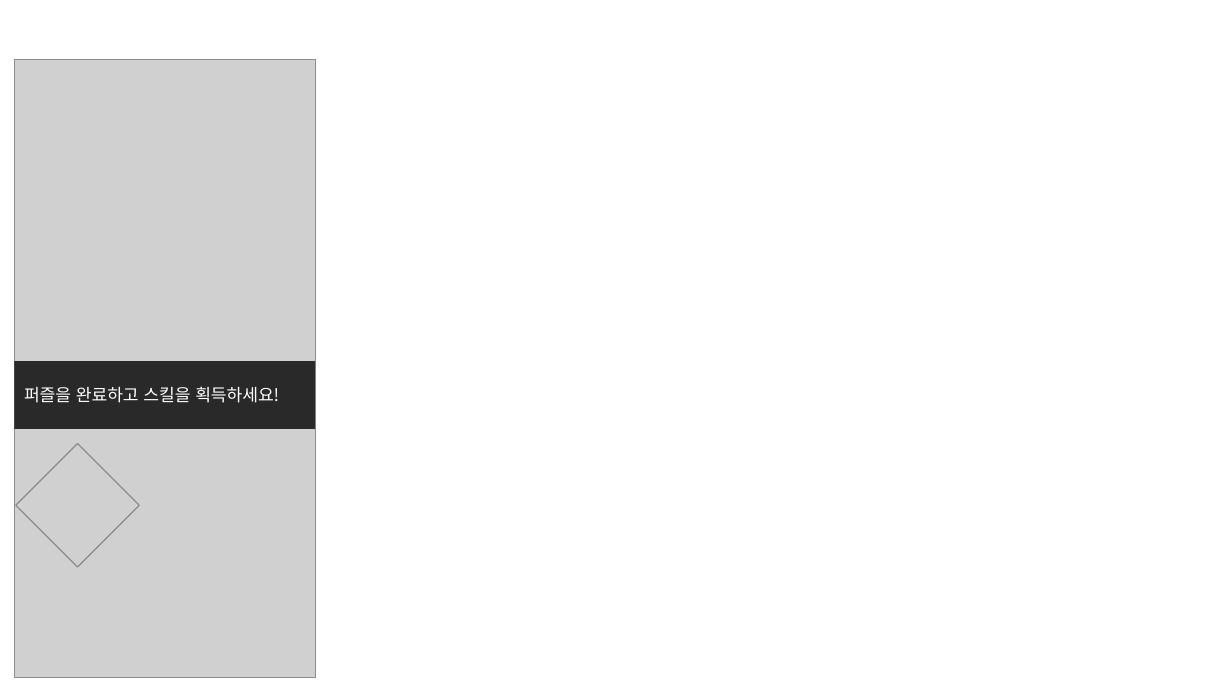
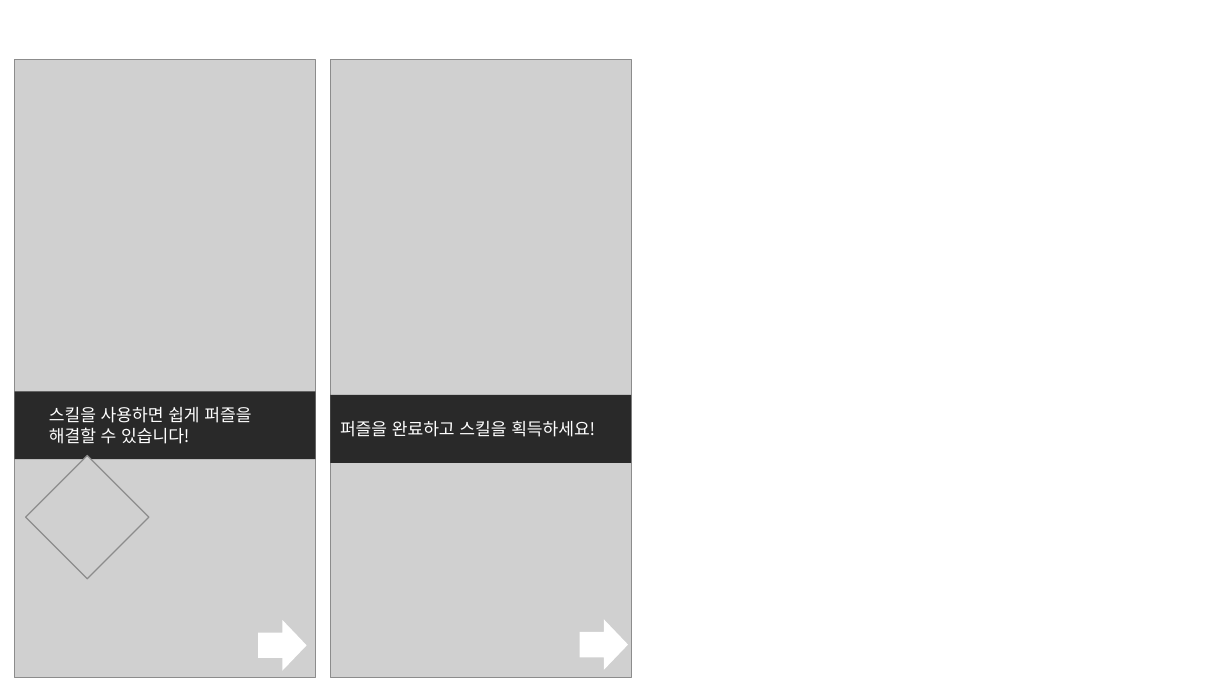
Before and after one commit to PenguinPistol/Sliding_Puzzle_Battle, a slide deck: slide 7 of 기획서/Slide Puzzle Battle Tutorial.pptx. Drawn at 1232x693 pixels with LibreOffice and Linux fonts; fonts in the diff are those of the drawing; grey boxes stand for pictures. Boxes give left, top, right and bottom in pixels: in the first picture for what was removed or moved away, otherwise in the second. Text is boxed around its words. In the diff, an @@ line names an element or a change of style, - is before the commit and + after.

```diff
--- a/기획서/Slide Puzzle Battle Tutorial.pptx
+++ b/기획서/Slide Puzzle Battle Tutorial.pptx
@@ picture added at bbox=[330, 59, 631, 678] @@
@@ rectangle: place and size @@
-rectangle at bbox=[15, 361, 315, 429]
+rectangle at bbox=[15, 392, 315, 460]
@@ text added at bbox=[49, 407, 251, 444], 10 pt, text #FFFFFF @@
+스킬을 사용하면 쉽게 퍼즐을
+해결할 수 있습니다!
@@ text "퍼즐을 완료하고 스킬을 획득하세요!": place and size @@
-text "퍼즐을 완료하고 스킬을 획득하세요!" at bbox=[24, 386, 279, 403]
+text "퍼즐을 완료하고 스킬을 획득하세요!" at bbox=[340, 420, 595, 437]
@@ rectangle added at bbox=[330, 395, 631, 463], fill #000000 at 80% opacity @@
@@ picture: place and size @@
-picture at bbox=[15, 444, 139, 568]
+picture at bbox=[25, 455, 149, 579]
@@ down arrow added at bbox=[259, 620, 307, 670], fill #FFFFFF @@
@@ down arrow added at bbox=[580, 620, 628, 670], fill #FFFFFF @@
```
Also in this commit, not shown: 3 other slides changed.
